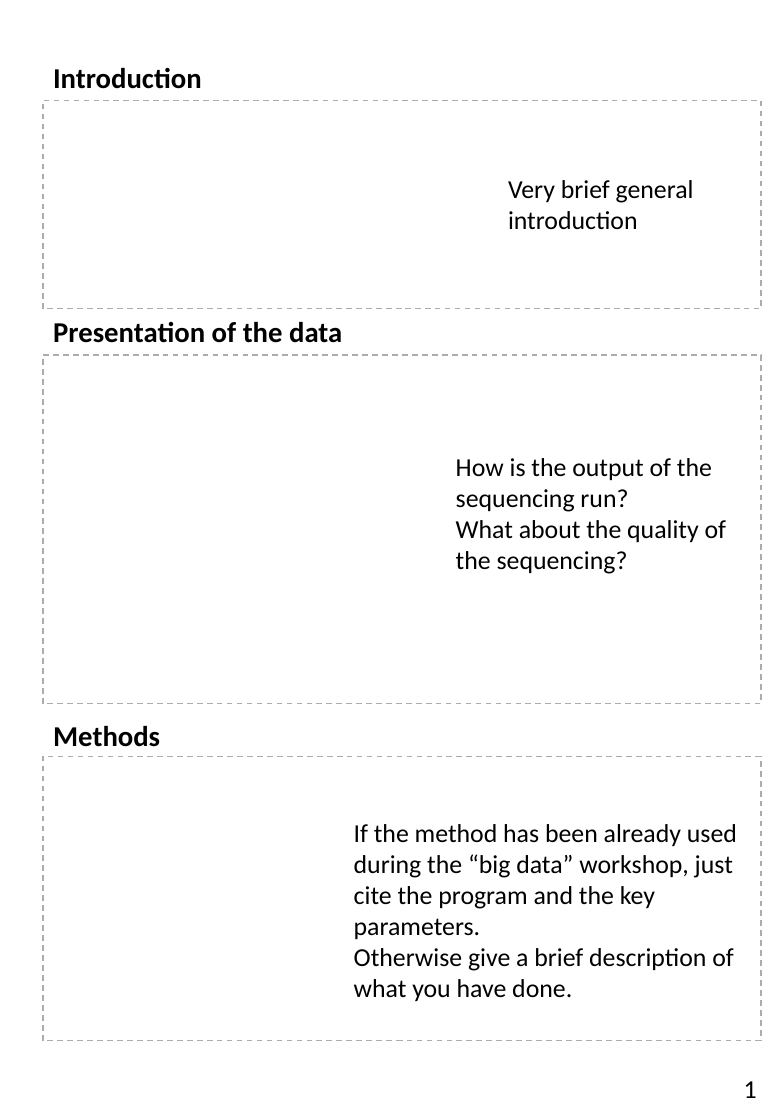
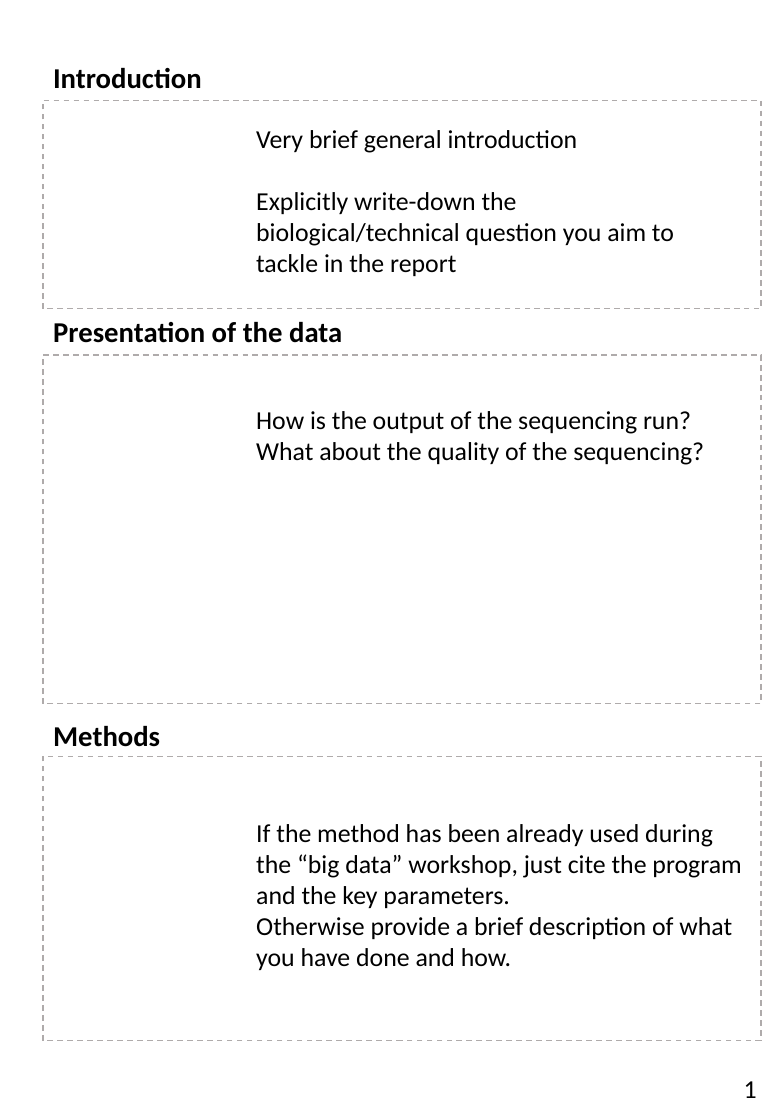
Before and after one commit to PierreGrognet/ChIPseq_Workshop, a slide deck: slide 3 of Pictures/Report2_ChIPseq_analysis_report_model.pptx. Drawn at 775x1120 pixels with LibreOffice and Linux fonts; fonts in the diff are those of the drawing. Boxes give left, top, right and bottom in pixels: in the first picture for what was removed or moved away, otherwise in the second. Text is boxed around its words. In the diff, an @@ line names an element or a change of style, - is before the commit and + after.

Commit message:
Update Report instructions

```diff
--- a/Pictures/Report2_ChIPseq_analysis_report_model.pptx
+++ b/Pictures/Report2_ChIPseq_analysis_report_model.pptx
@@ text "Very brief general introduction" moved from (x1=508, y1=180, x2=694, y2=229) to (x1=256, y1=130, x2=674, y2=276) @@
@@ text at (x1=256, y1=192, x2=674, y2=276): paragraph added @@
+Explicitly write-down the biological/technical question you aim to tackle in the report
@@ text "How is the output of ..." rewrapped from (x1=456, y1=458, x2=726, y2=574) to (x1=256, y1=411, x2=704, y2=465) @@
@@ text "If the method has been ..." moved from (x1=354, y1=824, x2=737, y2=1001) to (x1=256, y1=824, x2=741, y2=970) @@
@@ text at (x1=256, y1=917, x2=732, y2=970): text changed @@
-Otherwise give a brief description of what you have done.
+Otherwise provide a brief description of what you have done and how.
```
Also in this commit, not shown: 4 other slides changed, 1 slide added, 1 slide removed, 26 other files.
